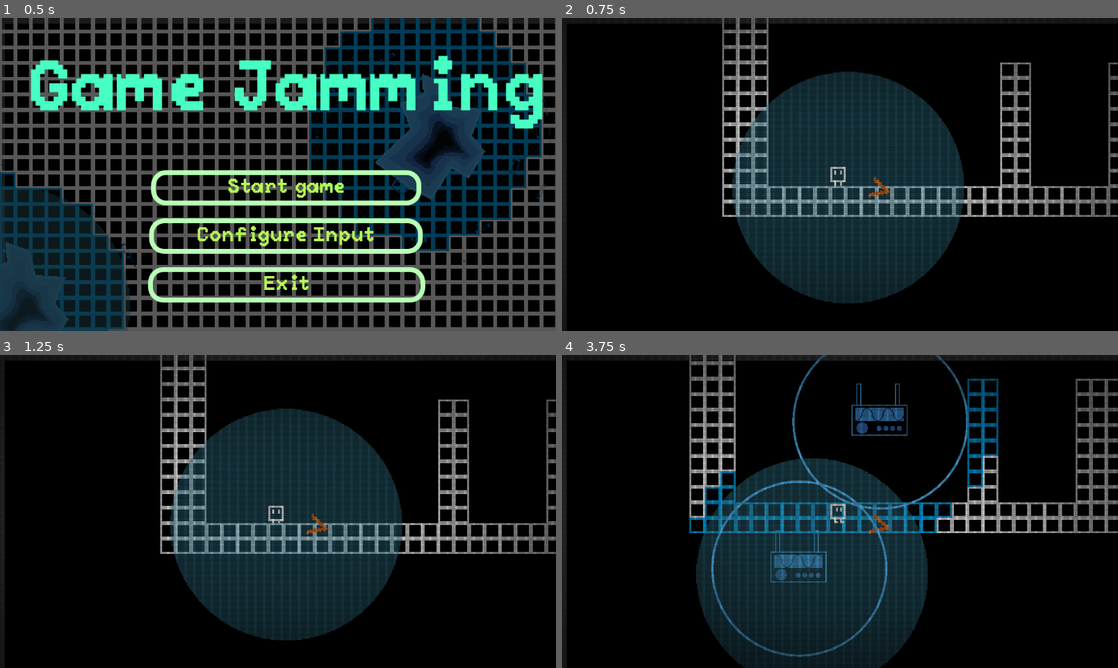
Above: before the commit, frames 1-4 (two rows, left to right).
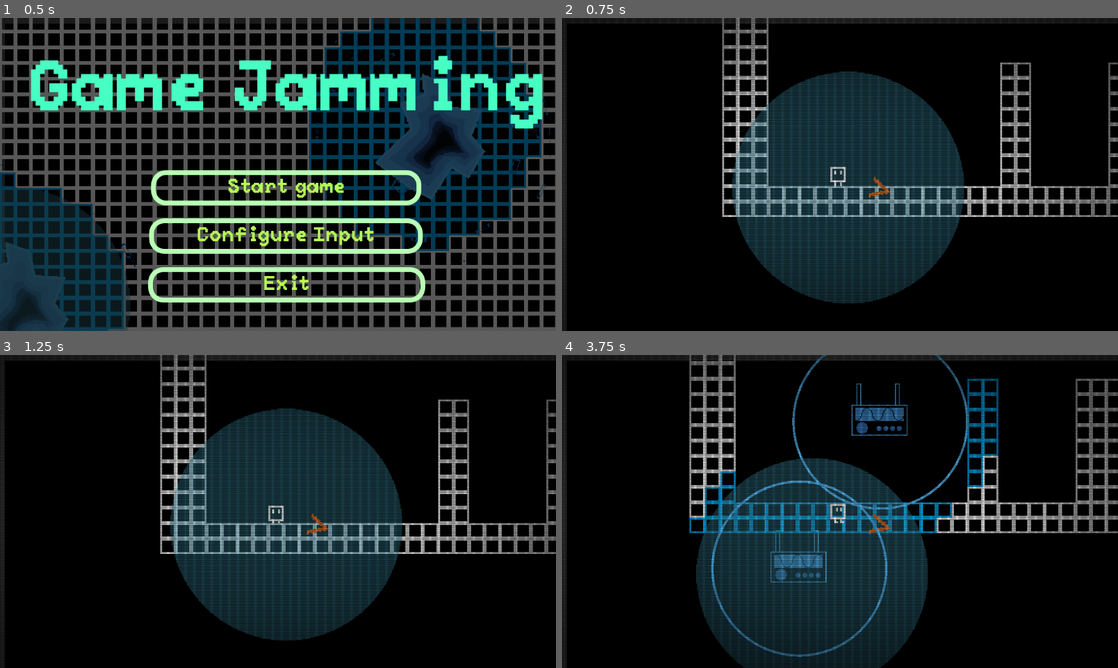
Above: after the commit, the same moments.

Repository: rcdalapicola/gwj
Game: Godot game, scene res://Menu/menu.tscn
The game is run twice, just before and just after one commit, with the same random seed, the same clock (stepped at 60 frames per second) and the same inputs.
Inputs (mouse positions are in pixels of both pictures, inside the frame that each line leads up to):
- Up to frame 1 (0.5 s): no input
- Up to frame 2 (0.75 s): click "Start game" at 0.5 s
- Up to frame 3 (1.25 s): no input
- Up to frame 4 (3.75 s): tap Enter (ui_accept) at 1.25, 1.52, 2.27 s; move the mouse to (962, 495) at 1.27 s; hold D (right) 1.28-2.78 s; click (962, 495) at 1.35 s; move the mouse to (728, 527) at 2.02 s; click (728, 527) at 2.1 s; move the mouse to (895, 442) at 2.77 s; hold A (left) 2.78-3.53 s; click (895, 442) at 2.85 s; move the mouse to (812, 574) at 3.52 s; hold D (right) from 3.53 s (still down); click (812, 574) at 3.6 s

Frame 1 is identical in both runs. In frame 2, 1.7% of the frame differs, in the area x 28-100%, y 0-74%; in frame 3, 1.7%; in frame 4, 2.4%, in the area x 22-100%, y 0-97%.

Commit message:
Widen CRT scanlines slightly for softer look

Diff:
--- a/Menu/crt_filter.tscn
+++ b/Menu/crt_filter.tscn
@@ -4,7 +4,7 @@
 
 [sub_resource type="ShaderMaterial" id="ShaderMaterial_crt"]
 shader = ExtResource("1_crt")
-shader_parameter/scanline_count = 800.0
+shader_parameter/scanline_count = 700.0
 shader_parameter/scanline_brightness = 0.35
 shader_parameter/vignette_strength = 0.6
 shader_parameter/noise_strength = 0.06
--- a/Menu/crt_shader.gdshader
+++ b/Menu/crt_shader.gdshader
@@ -1,7 +1,7 @@
 shader_type canvas_item;
 render_mode blend_mul;
 
-uniform float scanline_count : hint_range(0, 2048) = 800.0;
+uniform float scanline_count : hint_range(0, 2048) = 700.0;
 uniform float scanline_brightness : hint_range(0, 1.0) = 0.35;
 uniform float vignette_strength : hint_range(0, 1.0) = 0.6;
 uniform float noise_strength : hint_range(0, 0.5) = 0.06;
@@ -14,7 +14,7 @@
 void fragment() {
 	// Thin, frequent scanlines
 	float scanline = sin(UV.y * scanline_count * PI) * 0.5 + 0.5;
-	scanline = pow(scanline, 3.0);
+	scanline = pow(scanline, 1.6);
 	float scan_factor = mix(1.0 - scanline_brightness, 1.0, scanline);
 
 	// Vertical shadow mask artifacts
